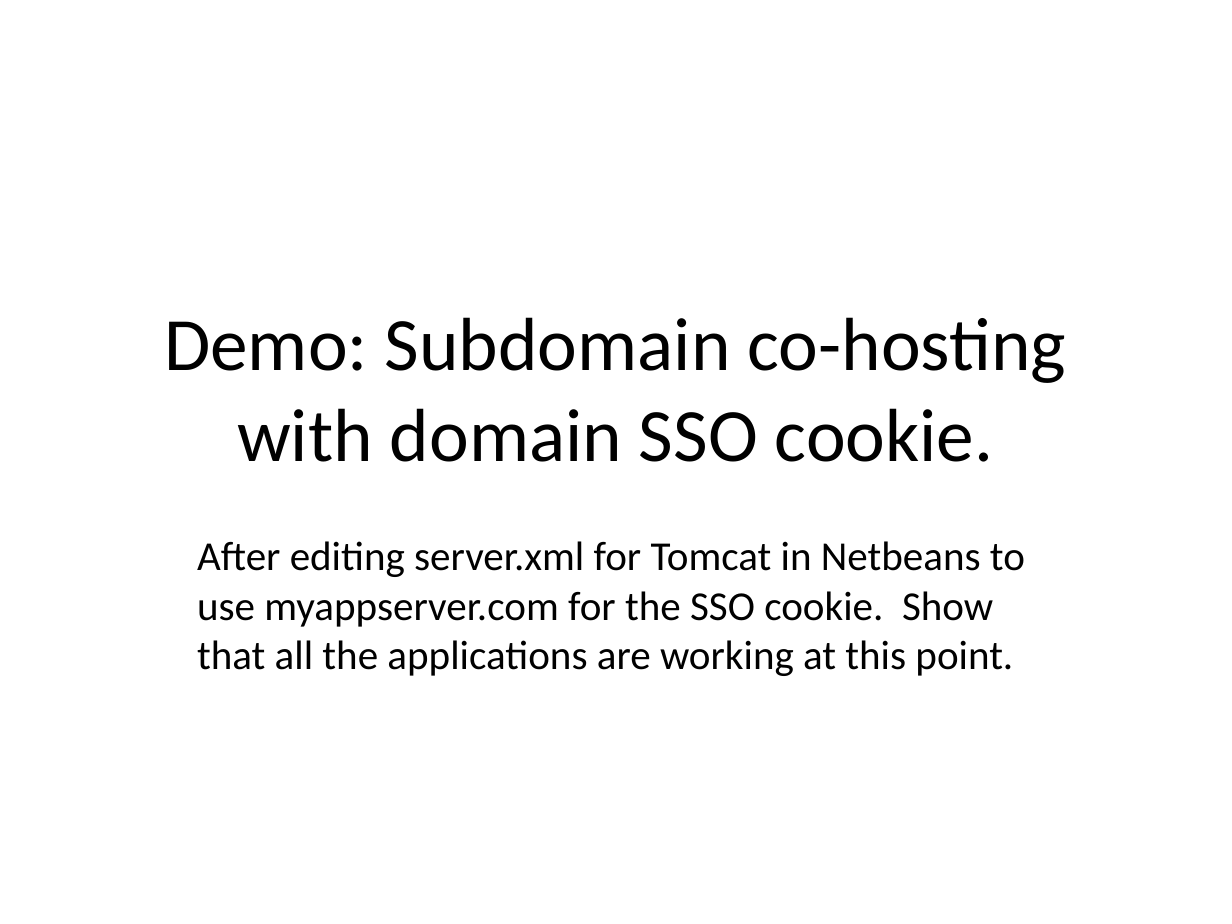
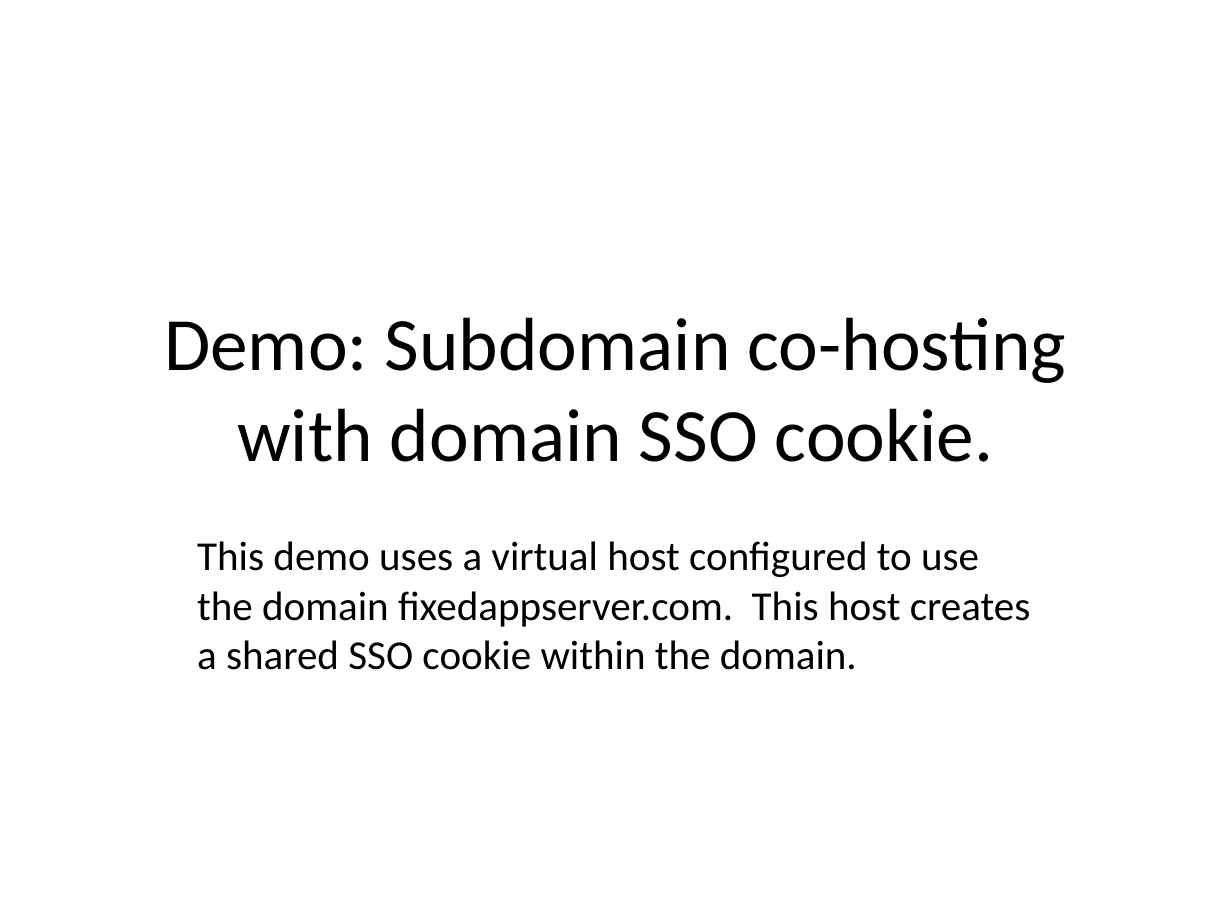
Before and after one commit to EdCharbeneau/CodePaLOUsa, a slide deck: slide 15 of 2013/LocalStorageSecurity/LocalStoragePresentation.ppt (slide 13 before the commit). Drawn at 1232x924 pixels with LibreOffice and Linux fonts; fonts in the diff are those of the drawing. Boxes give left, top, right and bottom in pixels: in the first picture for what was removed or moved away, otherwise in the second. Text is boxed around its words. In the diff, an @@ line names an element or a change of style, - is before the commit and + after.

Commit message:
Add slides with typical LocalStorage uses. Add slide to mention Evercookie.

```diff
--- a/2013/LocalStorageSecurity/LocalStoragePresentation.ppt
+++ b/2013/LocalStorageSecurity/LocalStoragePresentation.ppt
@@ subtitle at box(197, 541, 1031, 670): text changed @@
-After editing server.xml for Tomcat in Netbeans to use myappserver.com for the SSO cookie. Show that all the applications are working at this point.
+This demo uses a virtual host configured to use the domain fixedappserver.com. This host creates a shared SSO cookie within the domain.
```
Also in this commit, not shown: 9 other slides changed, 2 slides added.
